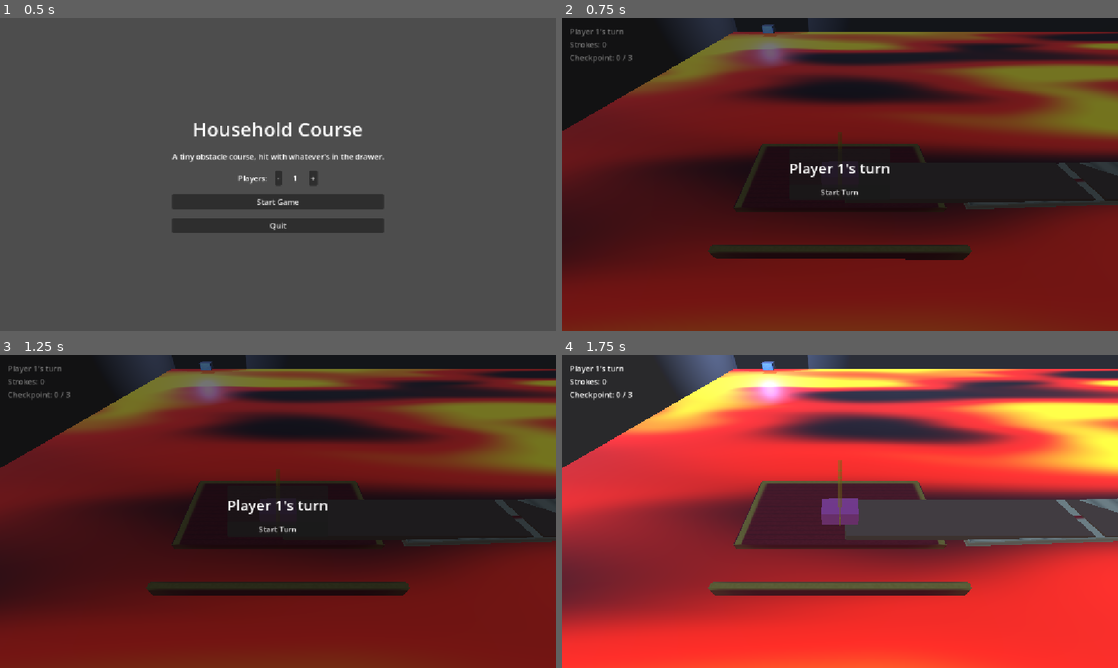
Above: before the commit, frames 1-4 (two rows, left to right).
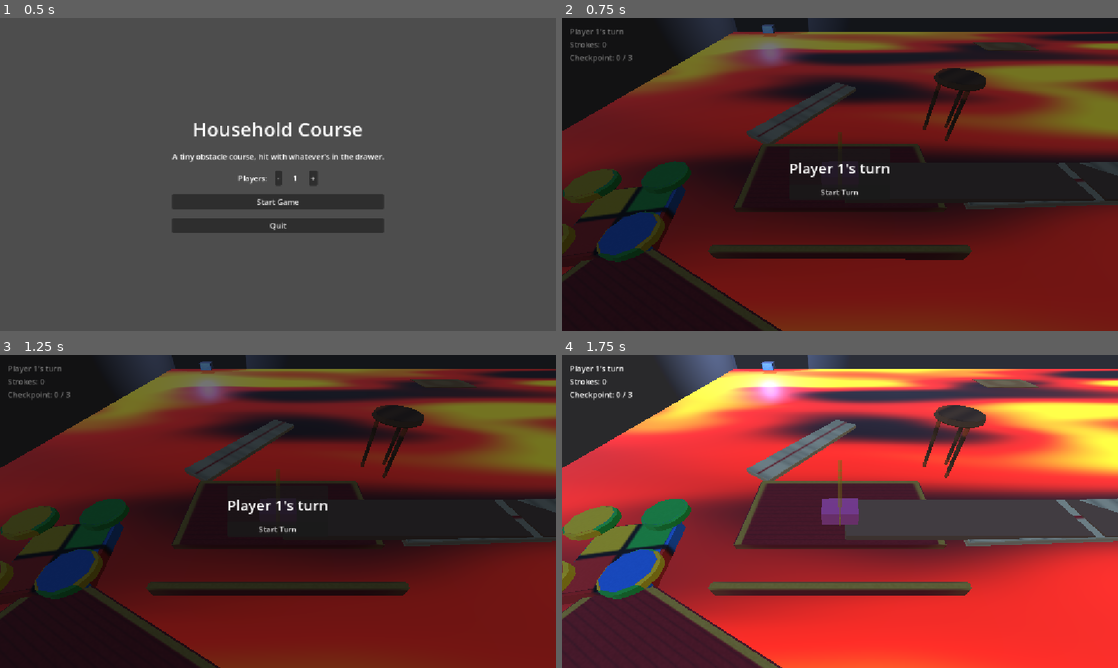
Above: after the commit, the same moments.

Repository: JugaadiTek/adu-gd-improv
Game: Godot game, scene res://scenes/ui/MainMenu.tscn
Same seed, same stepped clock (60 frames per second), same inputs: the game is played once before the commit and once after it. Sound files missing from this copy of the repository are replaced by a short silence.
Inputs:
- Up to frame 1 (0.5 s): no input
- Up to frame 2 (0.75 s): click "Start Game" at 0.5 s
- Up to frame 3 (1.25 s): no input
- Up to frame 4 (1.75 s): click "Start Turn" at 1.25 s

Frame 1 is identical in both runs. In frame 2, 13% of the frame differs, in the area x 0-86%, y 7-100%; in frame 3, 13%; in frame 4, 14%.

Commit message:
Claude: Balance and Aesthetics

Diff:
--- a/scenes/levels/TestLevel.tscn
+++ b/scenes/levels/TestLevel.tscn
@@ -15,6 +15,13 @@
 [ext_resource type="PackedScene" path="res://assets/models/TubeLightFixture.glb" id="14"]
 [ext_resource type="PackedScene" path="res://assets/models/CeilingFan.glb" id="15"]
 [ext_resource type="PackedScene" path="res://assets/models/Poster.glb" id="16"]
+[ext_resource type="PackedScene" path="res://assets/models/Rug.glb" id="17"]
+[ext_resource type="PackedScene" path="res://assets/models/Bookshelf.glb" id="18"]
+[ext_resource type="PackedScene" path="res://assets/models/LaundryBasket.glb" id="19"]
+[ext_resource type="PackedScene" path="res://assets/models/Stool.glb" id="20"]
+[ext_resource type="PackedScene" path="res://assets/models/Book.glb" id="21"]
+[ext_resource type="PackedScene" path="res://assets/models/ToyBlock.glb" id="22"]
+[ext_resource type="PackedScene" path="res://assets/models/Ruler.glb" id="23"]
 
 [sub_resource type="ProceduralSkyMaterial" id="SkyMat_1"]
 sky_top_color = Color(0.45, 0.58, 0.85, 1)
@@ -237,3 +244,33 @@
 
 [node name="Poster" parent="." instance=ExtResource("16")]
 transform = Transform3D(1, 0, 0, 0, 1, 0, 0, 0, 1, 8, 4, 9.8)
+
+[node name="LaundryBasket" parent="." instance=ExtResource("19")]
+transform = Transform3D(1, 0, 0, 0, 1, 0, 0, 0, 1, 17.8, 0, 8.3)
+
+[node name="Bookshelf" parent="." instance=ExtResource("18")]
+transform = Transform3D(1, 0, 0, 0, 1, 0, 0, 0, 1, 6, 0, -9.55)
+
+[node name="Rug" parent="." instance=ExtResource("17")]
+transform = Transform3D(1, 0, 0, 0, 1, 0, 0, 0, 1, 6, 0, -7.2)
+
+[node name="Stool" parent="." instance=ExtResource("20")]
+transform = Transform3D(0.766044, 0, 0.642788, 0, 1, 0, -0.642788, 0, 0.766044, 1.7, 0, -1.6)
+
+[node name="SpareBook" type="Node3D" parent="."]
+transform = Transform3D(0.906308, 0, -0.422618, 0, 1, 0, 0.422618, 0, 0.906308, -1.6, 0, 1.5)
+
+[node name="Model" parent="SpareBook" instance=ExtResource("21")]
+transform = Transform3D(2.2, 0, 0, 0, 0.18, 0, 0, 0, 1.6, 0, 0.09, 0)
+
+[node name="SpareToyBlock" type="Node3D" parent="."]
+transform = Transform3D(0.984808, 0, 0.173648, 0, 1, 0, -0.173648, 0, 0.984808, -2.3, 0, 0.2)
+
+[node name="Model" parent="SpareToyBlock" instance=ExtResource("22")]
+transform = Transform3D(1.2, 0, 0, 0, 0.35, 0, 0, 0, 1.2, 0, 0.175, 0)
+
+[node name="SpareRuler" type="Node3D" parent="."]
+transform = Transform3D(0.573576, 0, 0.819152, 0, 1, 0, -0.819152, 0, 0.573576, -0.6, 0, -2.4)
+
+[node name="Model" parent="SpareRuler" instance=ExtResource("23")]
+transform = Transform3D(2.6, 0, 0, 0, 0.08, 0, 0, 0, 0.55, 0, 0.04, 0)
--- a/scenes/ui/MainMenu.tscn
+++ b/scenes/ui/MainMenu.tscn
@@ -1,6 +1,7 @@
-[gd_scene load_steps=2 format=3]
+[gd_scene load_steps=3 format=3]
 
 [ext_resource type="Script" path="res://scripts/ui/main_menu.gd" id="1"]
+[ext_resource type="AudioStream" path="res://audio/music/menu_theme.mp3" id="2"]
 
 [node name="MainMenu" type="Control"]
 layout_mode = 3
@@ -8,6 +9,11 @@
 anchor_right = 1.0
 anchor_bottom = 1.0
 script = ExtResource("1")
+
+[node name="MusicPlayer" type="AudioStreamPlayer" parent="."]
+stream = ExtResource("2")
+volume_db = -6.0
+autoplay = true
 
 [node name="Center" type="CenterContainer" parent="."]
 layout_mode = 1
--- a/scripts/autoload/audio_manager.gd
+++ b/scripts/autoload/audio_manager.gd
@@ -4,10 +4,10 @@
 ## hits/checkpoints/turns/finishes. Hooked to GameManager's signals so no
 ## other script needs to know audio exists.
 ##
-## NOTE: this is SFX only. Real composed background music is out of scope
-## here - there's no music-generation tool available in this environment, so
-## it hasn't been faked. See ClaudeNotes for how to plug in real audio later
-## (drop files under res://audio/music/ and add an AudioStreamPlayer).
+## NOTE: this is SFX only. Background music lives separately -
+## MainMenu.tscn has its own AudioStreamPlayer for the main-menu theme (see
+## audio/music/README.md for the track's license/source) - in-course music
+## is still out of scope.
 
 const SAMPLE_RATE := 22050
 const POOL_SIZE := 4
--- a/scripts/levels/course_path.gd
+++ b/scripts/levels/course_path.gd
@@ -47,7 +47,7 @@
 ## around y=1.1 even with MAX_CENTER_Y raised well past the old 3.2 cap -
 ## the ceiling was never the actual bottleneck to "more verticality", this
 ## was). See where it's used below.
-const CLIMB_PERSISTENCE := 0.66
+const CLIMB_PERSISTENCE := 0.70
 
 ## Mandatory jump gaps: real air gaps with no bridge, placed at roughly
 ## these fractions of the total path length (kept off the checkpoint/goal
--- a/scripts/tests/_tmp_height_check.gd
+++ /dev/null
@@ -1,8 +0,0 @@
-extends SceneTree
-
-func _init() -> void:
-	var pieces: Array = CoursePath.generate()
-	for i in range(pieces.size()):
-		var p = pieces[i]
-		print("%2d %-20s pos=%s size=%s top_y=%.3f gap_before=%s" % [i, p.piece_name, p.pos, p.size, p.top_y(), p.has_gap_before])
-	quit()
--- a/scripts/tests/_tmp_sweep.gd
+++ /dev/null
@@ -1,47 +0,0 @@
-extends SceneTree
-## Standalone reimplementation of just CoursePath.generate()'s height/slope
-## random walk (turns/XZ path irrelevant to max height reached), so many
-## CLIMB_PERSISTENCE candidates can be swept in one process instead of
-## editing the real const + relaunching Godot per candidate.
-
-const MIN_CENTER_Y := 0.4
-const MAX_CENTER_Y := 4.0
-const SLOPE_DEGREES_MIN := 5.0
-const SLOPE_DEGREES_MAX := 38.0
-const MAX_STEP_HEIGHT_ABS := 0.28
-const STEP_DIST := 1.7 # representative average touching-distance across flavor pairs
-const NUM_PIECES := 11
-
-func _init() -> void:
-	for persistence in [0.5, 0.55, 0.60, 0.65, 0.70, 0.75, 0.80, 0.85]:
-		var heights := []
-		for trial in range(20):
-			heights.append(_max_height(persistence, 1000 + trial))
-		var avg := 0.0
-		for h in heights:
-			avg += h
-		avg /= heights.size()
-		print("persistence=%.2f -> avg_max_y=%.2f (min=%.2f max=%.2f)" % [persistence, avg, heights.min(), heights.max()])
-	quit()
-
-func _max_height(persistence: float, seed_value: int) -> float:
-	var rng := RandomNumberGenerator.new()
-	rng.seed = seed_value
-	var y := MIN_CENTER_Y
-	var max_y := y
-	var steps_since_change := 0
-	var interval := rng.randi_range(2, 4)
-	var climbing := true
-	var angle := SLOPE_DEGREES_MIN
-	for i in range(NUM_PIECES):
-		steps_since_change += 1
-		if steps_since_change >= interval:
-			steps_since_change = 0
-			interval = rng.randi_range(2, 4)
-			angle = SLOPE_DEGREES_MIN + pow(rng.randf(), 1.3) * (SLOPE_DEGREES_MAX - SLOPE_DEGREES_MIN)
-			climbing = (rng.randf() < persistence) == climbing
-		var sign := 1.0 if climbing else -1.0
-		var d := clampf(STEP_DIST * tan(deg_to_rad(angle)) * sign, -MAX_STEP_HEIGHT_ABS, MAX_STEP_HEIGHT_ABS)
-		y = clampf(y + d, MIN_CENTER_Y, MAX_CENTER_Y)
-		max_y = maxf(max_y, y)
-	return max_y
--- a/scripts/tests/test_runner.gd
+++ b/scripts/tests/test_runner.gd
@@ -86,6 +86,7 @@
 		[-3.0, -9.0, 0.7, 0.75], # CRT TV
 		[3.0, 10.0, 0.4, 0.4],  # chair 1 (see 08_008.md - furniture pass)
 		[3.0, 6.6, 0.4, 0.4],   # chair 2
+		[6.0, -9.55, 1.3, 0.4], # bookshelf (see 08_009.md - living room pass; tall, real clip risk)
 	]
 	var furniture_hit := false
 	for piece in pieces:
@@ -438,6 +439,14 @@
 			# platform instead of undershooting, which made things worse,
 			# not better).
 			loft = maxf(loft, 0.18 + height_diff * 0.6)
+			# A short, steep hop (small dist, so `power` clamped to the
+			# 1.4 floor above) still needs enough raw horizontal push to
+			# actually climb onto the target platform, not just an
+			# upward-leaning trajectory that lands short of the edge and
+			# slides back down - found this the hard way: loft alone
+			# left the sim oscillating near the target for 60+ strokes
+			# without ever quite landing on it.
+			power = maxf(power, 1.4 + height_diff * 2.2)
 
 		var impulse := dir * power
 		impulse.y += power * loft
--- a/scripts/ui/main_menu.gd
+++ b/scripts/ui/main_menu.gd
@@ -3,12 +3,19 @@
 ## Configure and launch a hotseat match.
 
 @onready var count_label: Label = $Center/VBox/PlayerCountRow/CountLabel
+@onready var music_player: AudioStreamPlayer = $MusicPlayer
 
 var player_count: int = 1
 
 
 func _ready() -> void:
 	_refresh()
+	# CC0 (public domain) track "Menu Music" by wipics, opengameart.org/content/menu-music-2
+	# - see audio/music/README.md. Looped via the finished signal rather
+	# than relying on the AudioStreamMP3 resource's own loop import flag,
+	# which needs setting per-asset in the editor and is easy to silently
+	# leave off.
+	music_player.finished.connect(func(): music_player.play())
 
 
 func _on_minus_pressed() -> void:
Binary file added: assets/models/Bookshelf.glb
Not shown, added: assets/models/Bookshelf.glb.import
Binary file added: assets/models/Bookshelf_Bookshelf_Tex.png
Not shown, added: assets/models/Bookshelf_Bookshelf_Tex.png.import
Binary file added: assets/models/LaundryBasket.glb
Not shown, added: assets/models/LaundryBasket.glb.import
Binary file added: assets/models/LaundryBasket_LaundryBasket_Tex.png
Not shown, added: assets/models/LaundryBasket_LaundryBasket_Tex.png.import
Binary file added: assets/models/Rug.glb
Not shown, added: assets/models/Rug.glb.import
Binary file added: assets/models/Rug_Rug_Tex.png
Not shown, added: assets/models/Rug_Rug_Tex.png.import
(and 11 more such lines)
